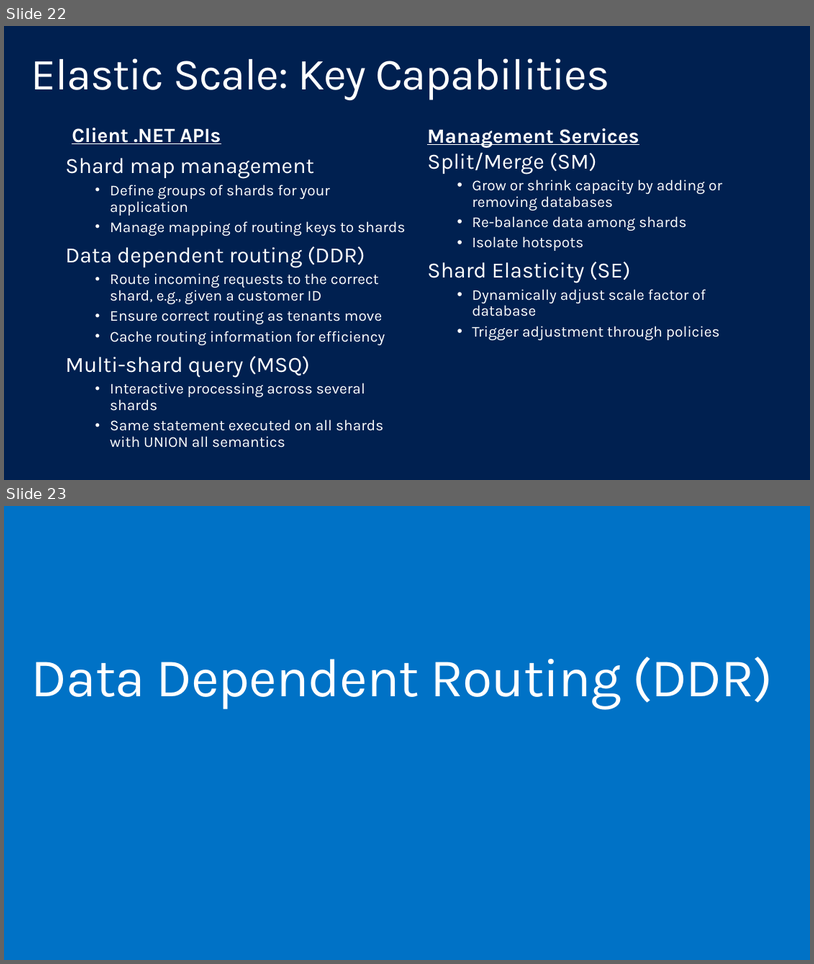
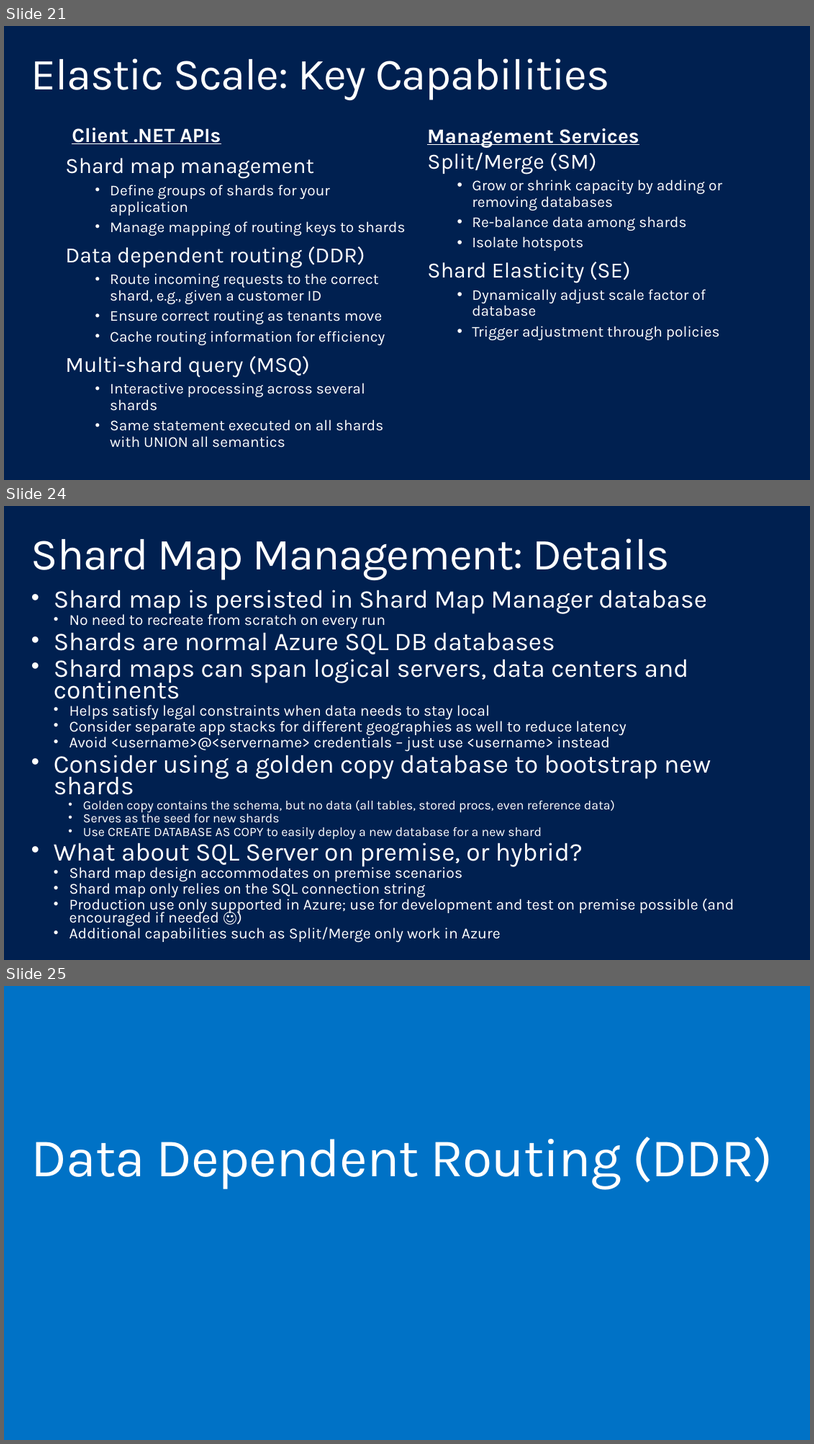
Before and after one commit to shawnweisfeld/20150807_SQLElasticScale, a slide deck: SQLElasticScale.pptx. Shown one above the other, each under a label of ours: slides 22 and 23 before the commit, slides 21, 24 and 25 after it; the slides between them are not shown. The pictures are 814x964 and 814x1444 pixels, drawn with LibreOffice and Linux fonts; fonts in the diff are those of the drawing; background and template pictures are left out. Boxes give left, top, right and bottom in pixels: in the first picture for what was removed or moved away, otherwise in the second. Text is boxed around its words. In the diff, an @@ line names an element or a change of style, - is before the commit and + after.

```diff
--- a/SQLElasticScale.pptx
+++ b/SQLElasticScale.pptx
@@ slide 24 added at [4, 506, 810, 960], background #002050 @@
@@ title added at [31, 538, 670, 580], 54 pt, text #FFFFFF @@
+Shard Map Management: Details
@@ text added at [54, 590, 735, 942], 18.6 pt, text #FFFFFF @@
+• Shard map is persisted in Shard Map Manager database
+  • No need to recreate from scratch on every run
+• Shards are normal Azure SQL DB databases
+• Shard maps can span logical servers, data centers and continents
+  • Helps satisfy legal constraints when data needs to stay local
+  • Consider separate app stacks for different geographies as well to reduce latency
+  • Avoid <username>@<servername> credentials – just use <username> instead
+• Consider using a golden copy database to bootstrap new shards
+    • Golden copy contains the schema, but no data (all tables, stored procs, even reference data)
+    • Serves as the seed for new shards
+    • Use CREATE DATABASE AS COPY to easily deploy a new database for a new shard
+• What about SQL Server on premise, or hybrid?
+  • Shard map design accommodates on premise scenarios
+  • Shard map only relies on the SQL connection string
+  • Production use only supported in Azure; use for development and test on premise possible (and encouraged if needed ☺)
+  • Additional capabilities such as Split/Merge only work in Azure
@@ what was slide 22 is now slide 21 @@
@@ what was slide 23 is now slide 25 @@
```
Also in this commit, not shown: 3 slides changed, 2 other slides added, 1 slide removed.
